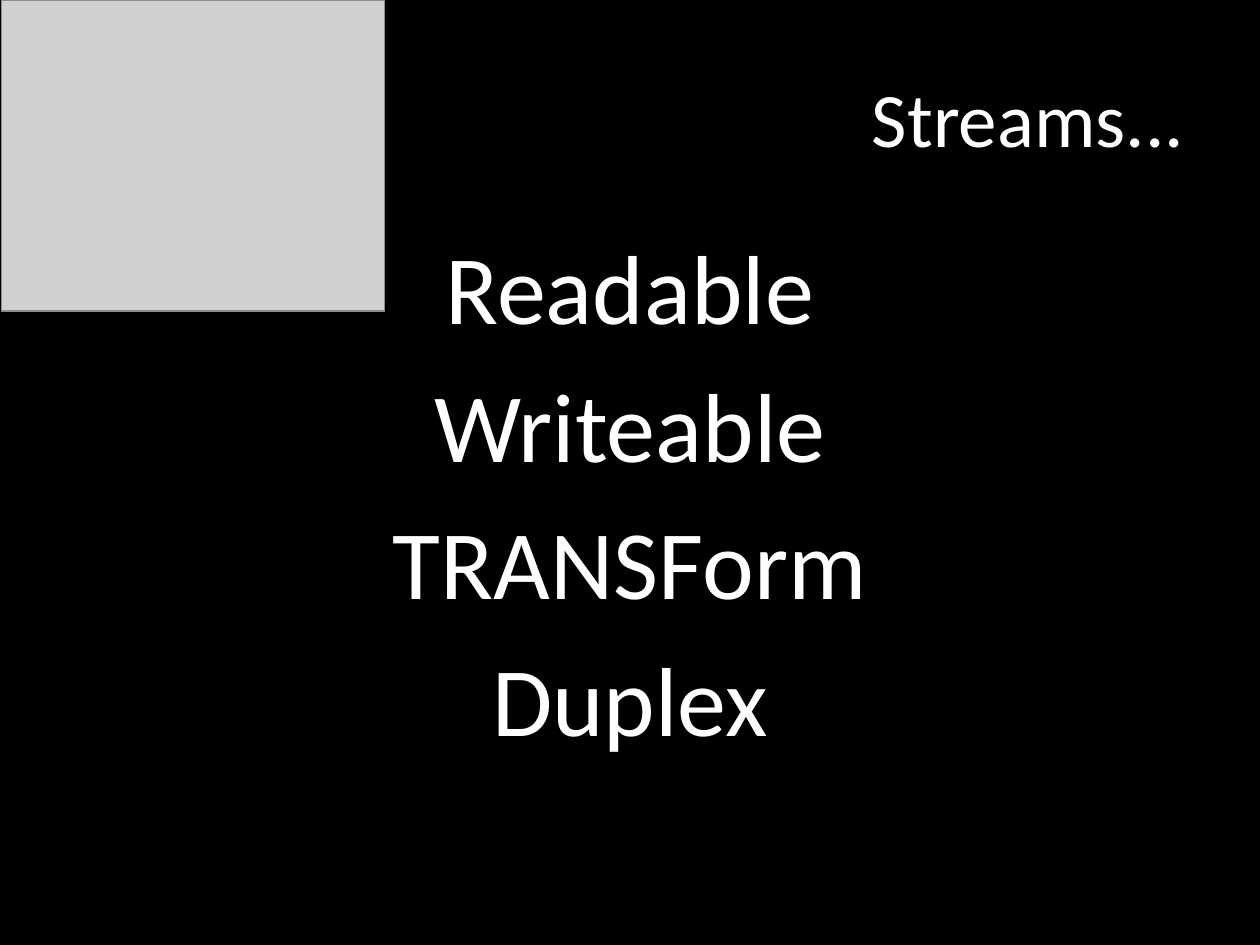
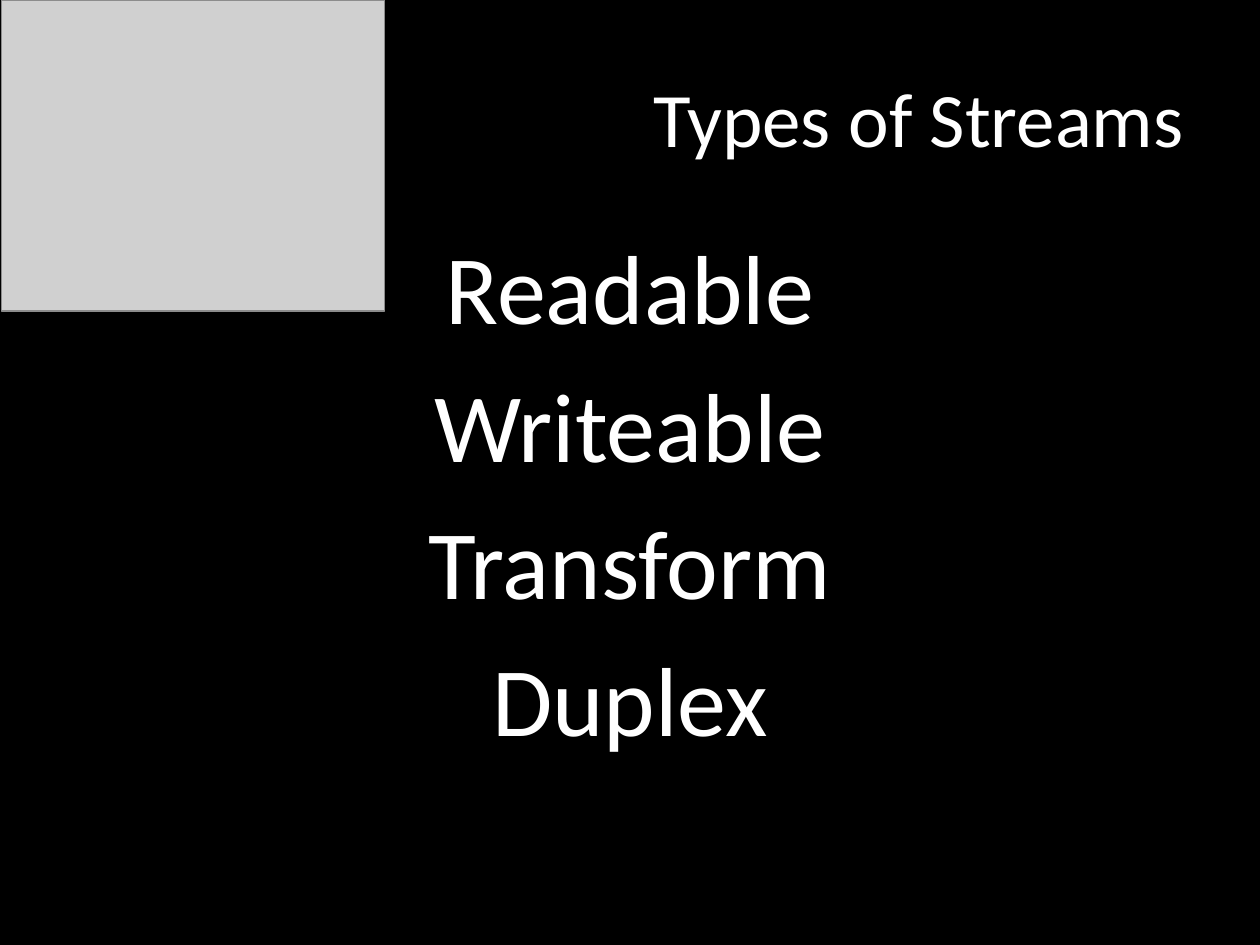
Before and after one commit to mattpodwysocki/SDC2013, a slide deck: slide 16 of SDC2013.pptx (slide 12 before the commit). Drawn at 1260x945 pixels with LibreOffice and Linux fonts; fonts in the diff are those of the drawing; grey boxes stand for pictures. Boxes give left, top, right and bottom in pixels: in the first picture for what was removed or moved away, otherwise in the second. Text is boxed around its words. In the diff, an @@ line names an element or a change of style, - is before the commit and + after.

```diff
--- a/SDC2013.pptx
+++ b/SDC2013.pptx
@@ title at (653,94,1184,160): text changed @@
-Streams...
+Types of Streams
@@ text at (429,531,831,600): text changed @@
-TRANSForm
+Transform
```
Also in this commit, not shown: 17 other slides changed, 7 slides added, 3 other files.
